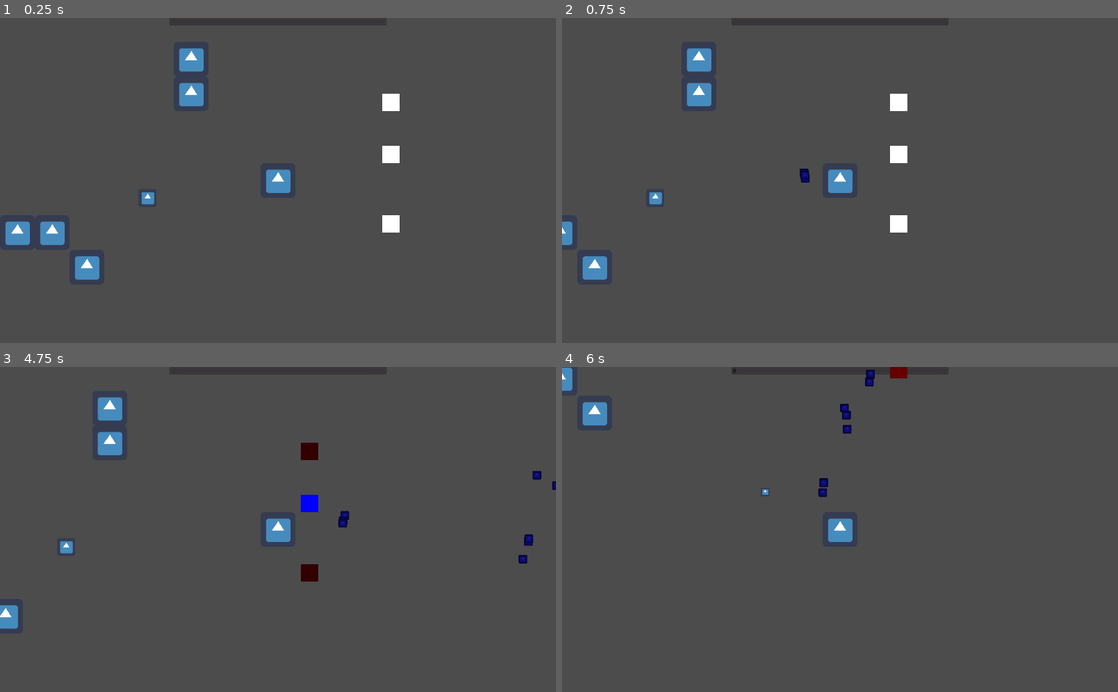
Above: before the commit, frames 1-4 (two rows, left to right).
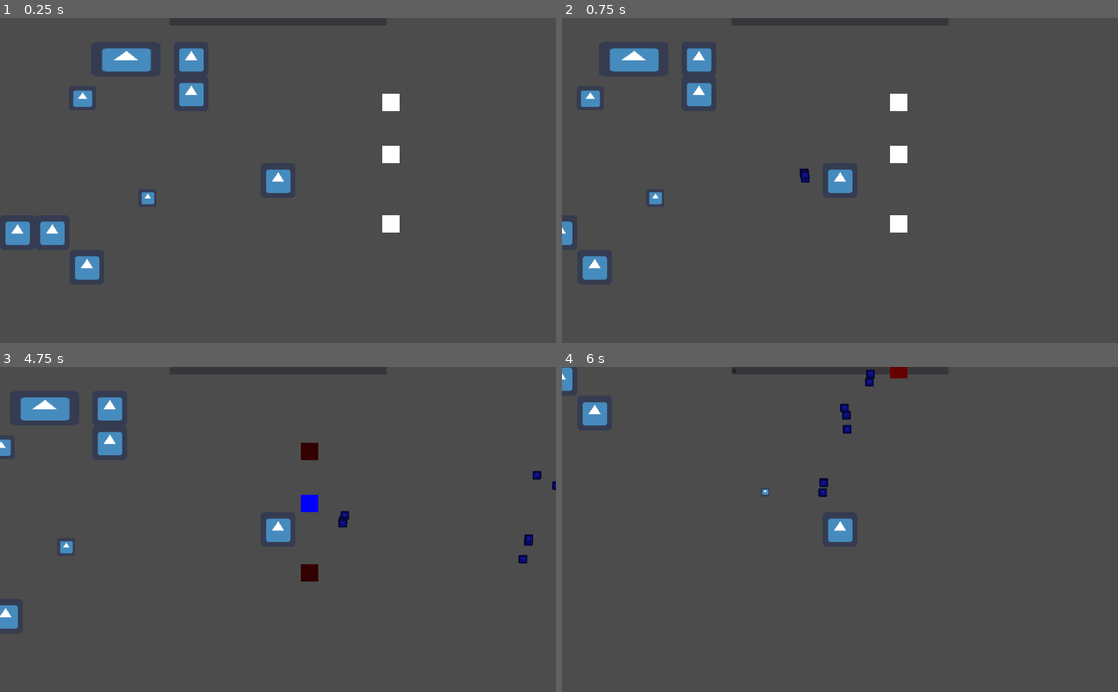
Above: after the commit, the same moments.

Repository: ljweeks/KSU_Fall2022GameJam
Game: Godot game, scene res://test.tscn
Same seed, same stepped clock (60 frames per second), same inputs: the game is played once before the commit and once after it. The engine's default icon, where the game draws it, is replaced by a stand-in: a white triangle on a blue panel in a dark square.
Inputs (mouse positions are in pixels of both pictures, inside the frame that each line leads up to):
- Up to frame 1 (0.25 s): no input
- Up to frame 2 (0.75 s): tap Enter at 0.5 s; move the mouse to (962, 164) at 0.52 s; hold D (player_right) from 0.53 s (still down); hold Right mouse button (shoot_right) from 0.53 s (still down)
- Up to frame 3 (4.75 s): move the mouse to (166, 545) at 1.27 s; release D (player_right) at 1.28 s; release Right mouse button (shoot_right) at 1.28 s; hold S (player_down) 1.28-2.03 s; click (166, 545) at 1.35 s; right-click (166, 545) at 1.55 s; move the mouse to (333, 458) at 2.02 s; hold D (player_right) 2.03-2.78 s; hold Right mouse button (shoot_right) 2.03-2.78 s; move the mouse to (250, 594) at 2.77 s; hold W (player_up) 2.78-3.53 s; right-click (250, 594) at 2.85 s; move the mouse to (444, 578) at 3.52 s; hold Right mouse button (shoot_right) 3.53-4.28 s; hold A (player_left) from 3.53 s (still down); click (444, 578) at 3.6 s; move the mouse to (111, 480) at 4.27 s; right-click (111, 480) at 4.35 s
- Up to frame 4 (6 s): move the mouse to (867, 529) at 5.02 s; release A (player_left) at 5.03 s; hold S (player_down) 5.03-5.78 s; hold Right mouse button (shoot_right) 5.03-5.78 s; move the mouse to (756, 448) at 5.77 s; hold D (player_right) from 5.78 s (still down); click (756, 448) at 5.85 s

The runs differ from the first frame. In frame 1, 0.8% of the frame differs, in the area x 13-28%, y 9-28%; in frame 2, 0.8%; in frame 3, 0.7%; in frame 4, nothing differs.

Commit message:
test scene has power

Diff:
--- a/Interactables/PowerObjects/Base/EnemyTarget.gd
+++ b/Interactables/PowerObjects/Base/EnemyTarget.gd
@@ -1,4 +1,4 @@
-extends StaticBody2D
+extends Area2D
 
 signal enemy_hit()
 
--- a/Interactables/PowerObjects/Base/PowerArea.gd
+++ b/Interactables/PowerObjects/Base/PowerArea.gd
@@ -2,3 +2,8 @@
 class_name PowerArea
 
 export var providingPower = true
+export (int) var size = 100
+
+func _ready():
+	#$CollisionShape2D.shape.Radius = size
+	pass
--- a/Interactables/PowerObjects/Base/PowerArea.tscn
+++ b/Interactables/PowerObjects/Base/PowerArea.tscn
@@ -4,6 +4,7 @@
 [ext_resource path="res://Interactables/PowerObjects/Base/PowerArea.gd" type="Script" id=2]
 
 [sub_resource type="CircleShape2D" id=1]
+radius = 100.0
 
 [node name="PowerArea" type="Area2D"]
 script = ExtResource( 2 )
--- a/Interactables/PowerObjects/Fan.gd
+++ b/Interactables/PowerObjects/Fan.gd
@@ -14,6 +14,6 @@
 
 func _process(delta):
 	if powerableObject.powered:
-		pass
+		print("powered")
 	else:
 		pass
--- a/Interactables/PowerObjects/Fan.tscn
+++ b/Interactables/PowerObjects/Fan.tscn
@@ -1,9 +1,20 @@
-[gd_scene load_steps=3 format=2]
+[gd_scene load_steps=5 format=2]
 
 [ext_resource path="res://Interactables/PowerObjects/Base/PowerableObject.tscn" type="PackedScene" id=1]
 [ext_resource path="res://Interactables/PowerObjects/Fan.gd" type="Script" id=2]
+[ext_resource path="res://icon.png" type="Texture" id=3]
+
+[sub_resource type="RectangleShape2D" id=1]
+extents = Vector2( 64, 32 )
 
 [node name="Fan" type="StaticBody2D"]
 script = ExtResource( 2 )
 
 [node name="PowerableObject" parent="." instance=ExtResource( 1 )]
+
+[node name="CollisionShape2D" type="CollisionShape2D" parent="."]
+shape = SubResource( 1 )
+
+[node name="Sprite" type="Sprite" parent="."]
+scale = Vector2( 2, 1 )
+texture = ExtResource( 3 )
--- a/Player.gd
+++ b/Player.gd
@@ -57,11 +57,12 @@
 func rightShot(delta):
 	for i in 3:
 		var freezeBullet = load("res://Player/freezeBullet.tscn").instance()
+		get_parent().add_child(freezeBullet)
 		freezeBullet.global_position = $ShootPoint.global_position
 		freezeBullet.look_at(freezeBullet.global_position + freezeBullet.direction)
 		freezeBullet.direction = (get_global_mouse_position() - freezeBullet.global_position).normalized().rotated(rand_range(-PI / 10, PI / 10))
 		#freezeBullet.direction = freezeBullet.direction.angle
-		get_parent().add_child(freezeBullet)
+
 
 # Called every frame. 'delta' is the elapsed time since the previous frame.
 
--- a/project.godot
+++ b/project.godot
@@ -29,7 +29,7 @@
 "language": "GDScript",
 "path": "res://Interactables/PowerObjects/Base/PowerArea.gd"
 }, {
-"base": "Area2D",
+"base": "Node2D",
 "class": "PowerableObject",
 "language": "GDScript",
 "path": "res://Interactables/PowerObjects/Base/PowerableObject.gd"
--- a/test.tscn
+++ b/test.tscn
@@ -6,6 +6,8 @@
 [ext_resource path="res://Tiles/Game.tscn" type="PackedScene" id=4]
 [ext_resource path="res://Tiles/ProgressBar.tscn" type="PackedScene" id=5]
 [ext_resource path="res://Tiles/Pipe.tscn" type="PackedScene" id=6]
+[ext_resource path="res://Interactables/PowerObjects/BatteryHolder.tscn" type="PackedScene" id=7]
+[ext_resource path="res://Interactables/PowerObjects/Fan.tscn" type="PackedScene" id=8]
 
 [node name="Node2D" type="Node2D"]
 
@@ -74,7 +76,6 @@
 
 [node name="Battery" parent="." instance=ExtResource( 3 )]
 position = Vector2( -240, 32 )
-gravity_scale = 0.0
 
 [node name="Game" parent="." instance=ExtResource( 4 )]
 
@@ -86,3 +87,11 @@
 
 [node name="Pipe3" parent="." instance=ExtResource( 6 )]
 position = Vector2( 208, 80 )
+
+[node name="BatteryHolder" parent="." instance=ExtResource( 7 )]
+position = Vector2( -360, -152 )
+
+[node name="Fan" parent="." instance=ExtResource( 8 )]
+position = Vector2( -280, -224 )
+collision_layer = 3
+collision_mask = 3
Not shown: 1 places in test.tscn that only renumber resources
